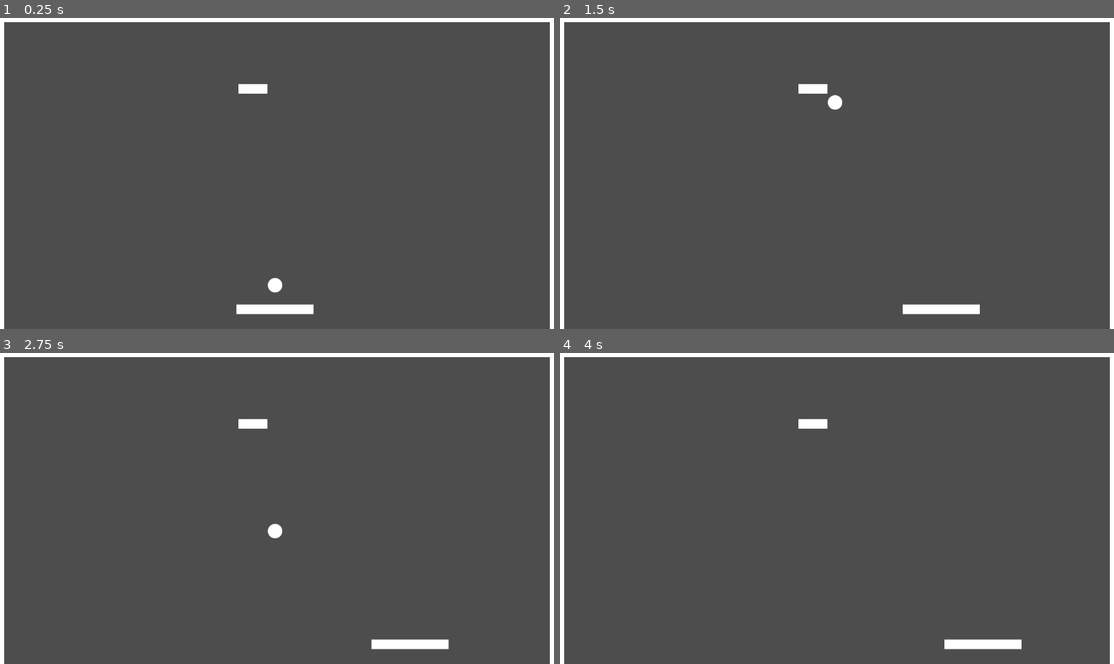
Above: before the commit, frames 1-4 (two rows, left to right).
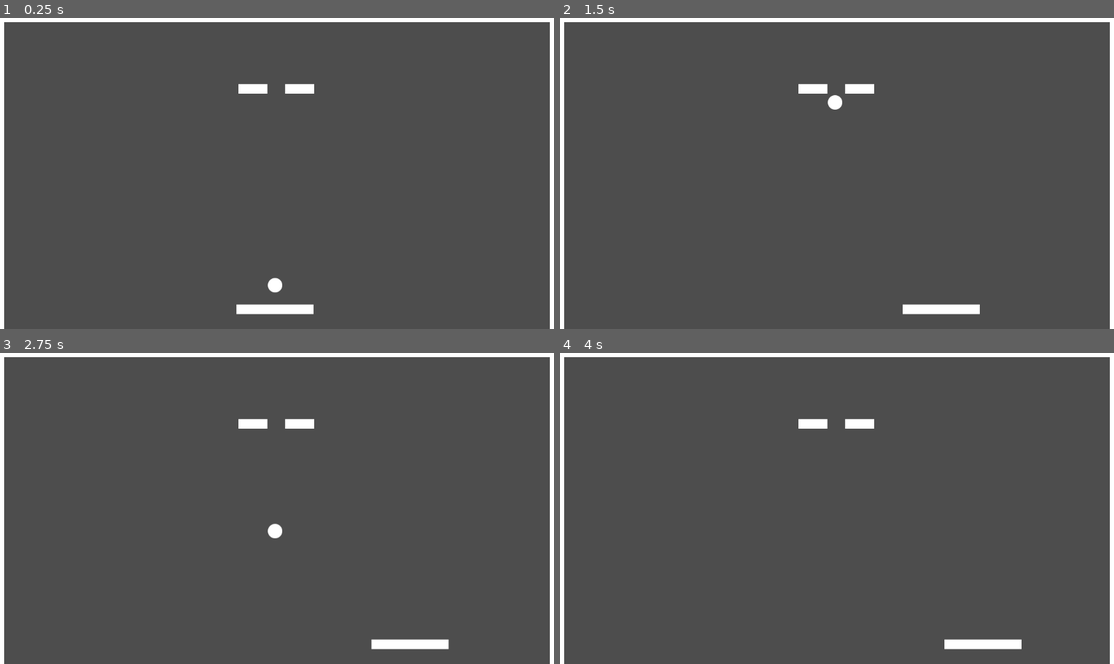
Above: after the commit, the same moments.

Repository: smarthall/20games
Game: Godot game, scene res://game_space.tscn
Two runs of this game, one before a commit and one after it. Both use one fixed random seed, a clock stepped at 60 frames per second and the inputs below.
Inputs:
- Up to frame 1 (0.25 s): no input
- Up to frame 2 (1.5 s): tap Enter at 0.5 s; hold Right (PaddleRight) 0.53-1.28 s; hold Space (Action) 0.53-1.28 s; hold A (PaddleLeft) from 1.28 s (still down); tap Space (Action) at 1.35 s
- Up to frame 3 (2.75 s): release A (PaddleLeft) at 2.03 s; hold Right (PaddleRight) from 2.03 s (still down); hold Space (Action) from 2.03 s (still down)
- Up to frame 4 (4 s): release Space (Action) at 2.78 s; tap Space (Action) at 2.85 s; release Right (PaddleRight) at 3.53 s; hold A (PaddleLeft) from 3.53 s (still down); hold Space (Action) from 3.53 s (still down)

The runs differ from the first frame. In frame 1, 0.2% of the frame differs, in the area x 51-57%, y 21-25%; in frame 2, 0.2%; in frame 3, 0.2%; in frame 4, 0.2%.

Commit message:
All in all, its just another brick in the wall

Diff:
--- a/breakout/game_space.tscn
+++ b/breakout/game_space.tscn
@@ -63,3 +63,6 @@
 
 [node name="Brick" parent="Bricks" instance=ExtResource("4_xq8gv")]
 position = Vector2(526, 149)
+
+[node name="Brick2" parent="Bricks" instance=ExtResource("4_xq8gv")]
+position = Vector2(623, 149)
